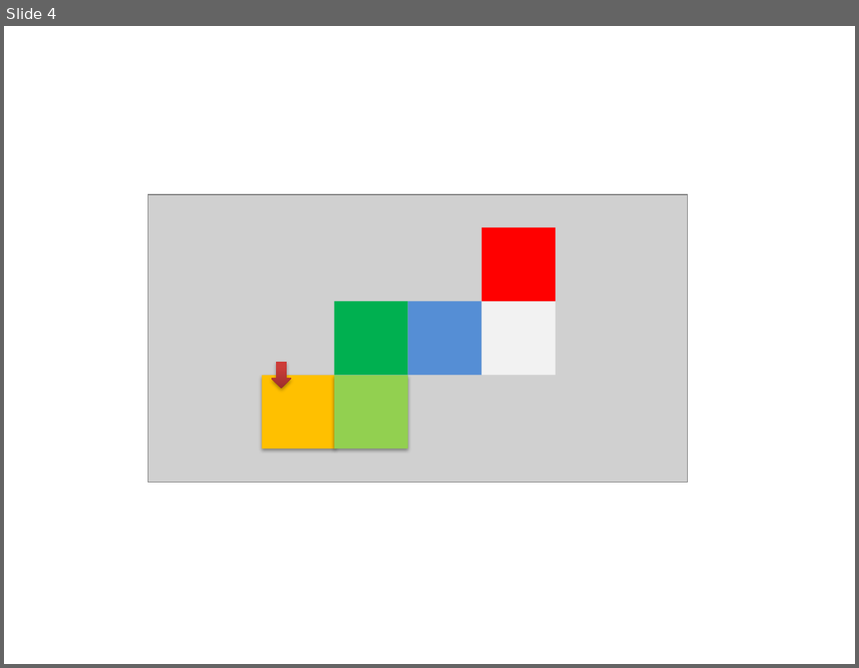
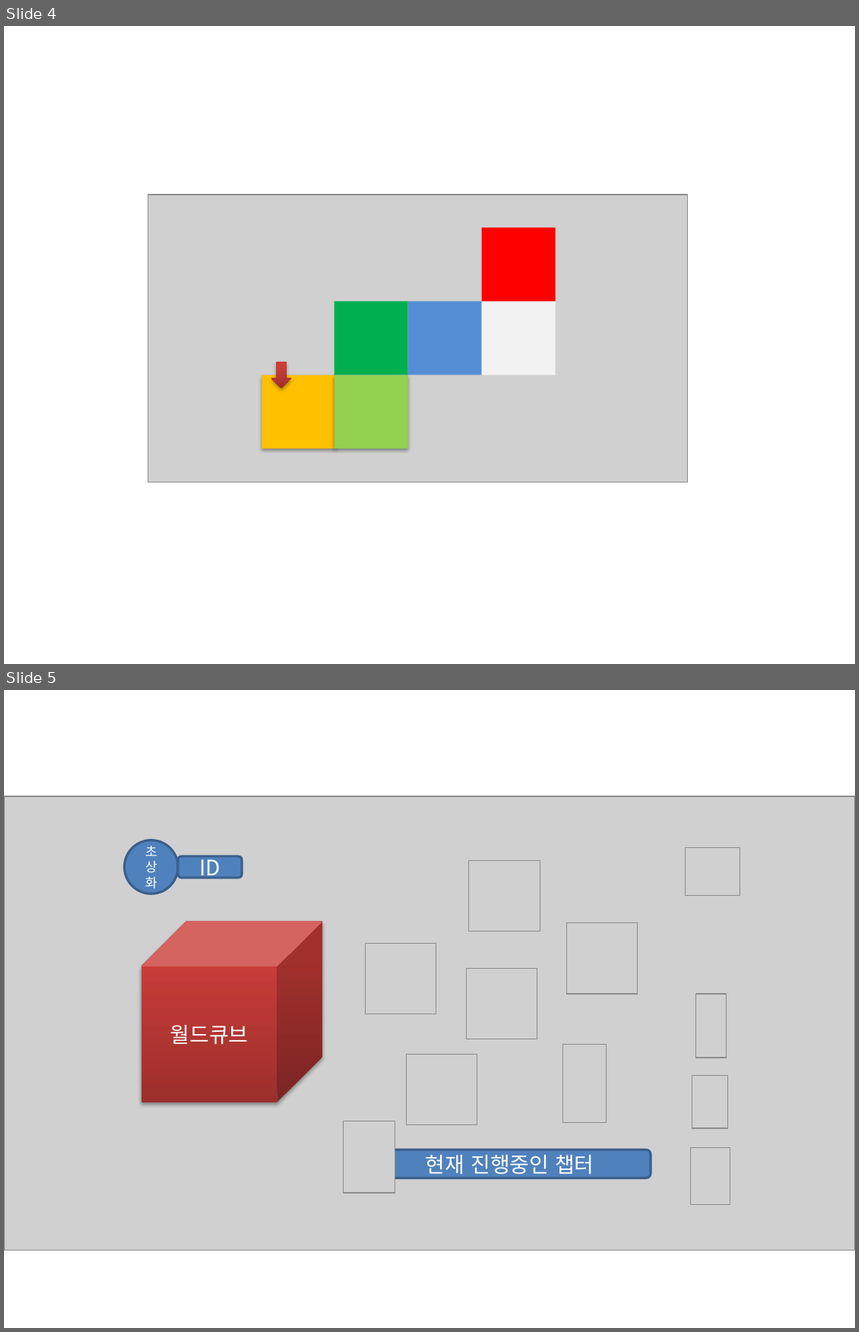
Before and after one commit to JinsooLee-Testing/aww, a slide deck: 기획문서/그림용ppt2.pptx. Shown one above the other, each under a label of ours: slide 4 before the commit, slides 4 and 5 after it. The pictures are 859x668 and 859x1332 pixels, drawn with LibreOffice and Linux fonts; fonts in the diff are those of the drawing; grey boxes stand for pictures. Boxes give left, top, right and bottom in pixels: in the first picture for what was removed or moved away, otherwise in the second. Text is boxed around its words. In the diff, an @@ line names an element or a change of style, - is before the commit and + after.

```diff
--- a/기획문서/그림용ppt2.pptx
+++ b/기획문서/그림용ppt2.pptx
@@ slide 5 added at box(4, 690, 855, 1328), background #FFFFFF @@
@@ picture added at box(4, 796, 855, 1250) @@
@@ ellipse added at box(124, 840, 177, 894), fill #4F81BD, outline #3A5F8C 2 pt, 11 pt, text #FFFFFF @@
+초상화
@@ picture added at box(685, 847, 740, 896) @@
@@ rounded rectangle added at box(177, 856, 241, 877), fill #4F81BD, outline #3A5F8C 2 pt, 18 pt, text #FFFFFF @@
+ID
@@ picture added at box(469, 860, 539, 931) @@
@@ cube added at box(141, 922, 322, 1103), fill gradient #9C2F2D to #CB3E3A to #CE3B37, 18 pt, text #FFFFFF @@
+월드큐브
@@ picture added at box(566, 923, 637, 994) @@
@@ picture added at box(366, 944, 436, 1015) @@
@@ picture added at box(466, 968, 537, 1039) @@
@@ picture added at box(696, 994, 727, 1058) @@
@@ picture added at box(406, 1054, 477, 1125) @@
@@ picture added at box(563, 1045, 606, 1123) @@
@@ picture added at box(693, 1075, 728, 1129) @@
@@ picture added at box(343, 1122, 395, 1194) @@
@@ rounded rectangle added at box(369, 1150, 651, 1178), fill #4F81BD, outline #3A5F8C 2 pt, 18 pt, text #FFFFFF @@
+현재 진행중인 챕터
@@ picture added at box(691, 1148, 730, 1205) @@
```
Also in this commit, not shown: 15 other files.
